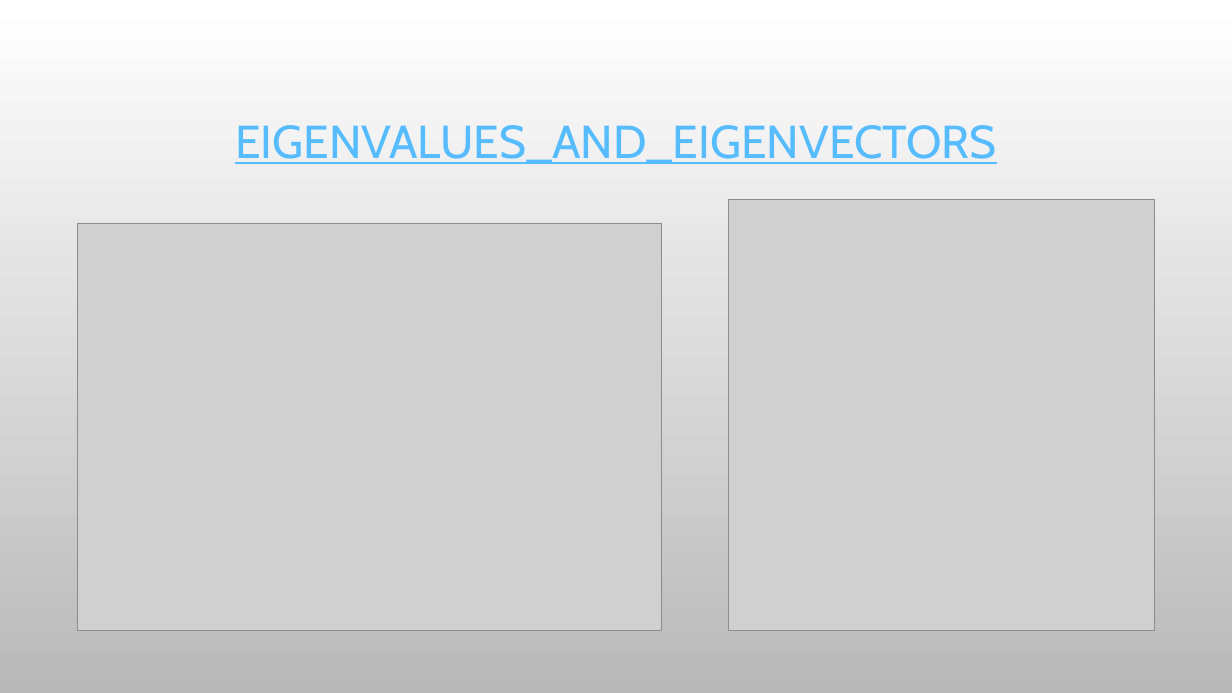
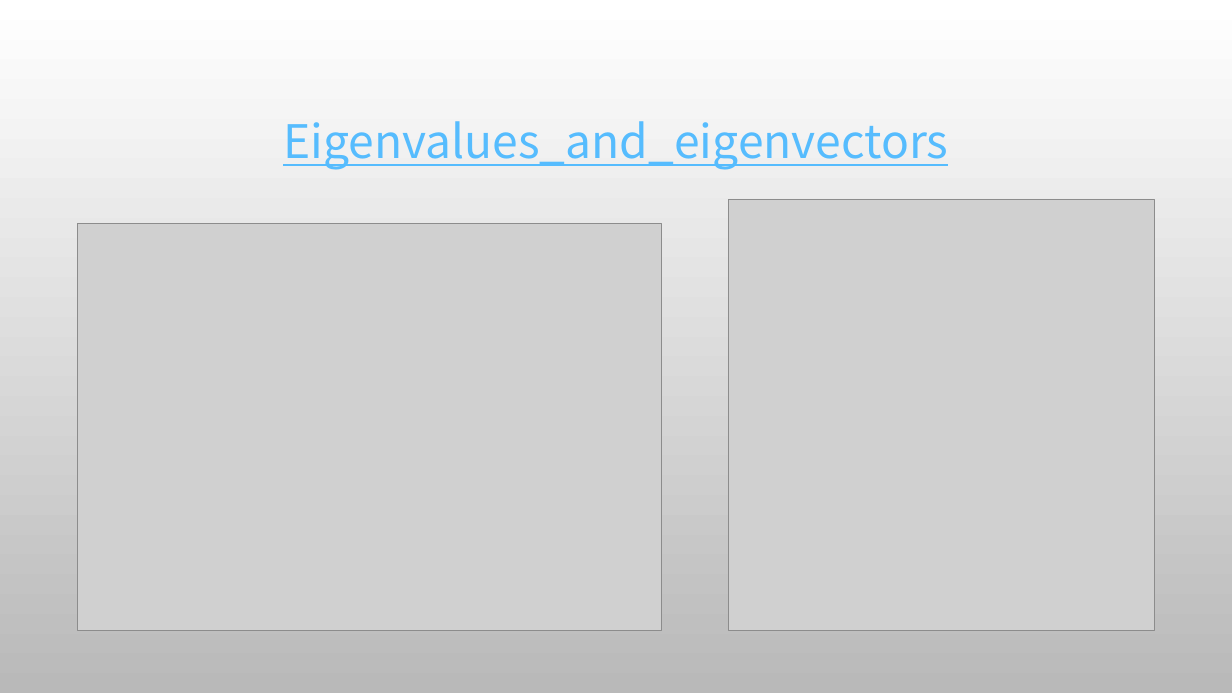
Before and after one commit to ancestor9/mathematics-for-machine-learning, a slide deck: slide 28 of 7_Applications of mathematics.pptx (slide 22 before the commit). Drawn at 1232x693 pixels with LibreOffice and Linux fonts; fonts in the diff are those of the drawing; grey boxes stand for pictures; background and template pictures are left out. Boxes give left, top, right and bottom in pixels: in the first picture for what was removed or moved away, otherwise in the second. Text is boxed around its words. In the diff, an @@ line names an element or a change of style, - is before the commit and + after.

```diff
--- a/7_Applications of mathematics.pptx
+++ b/7_Applications of mathematics.pptx
@@ title at bbox=[283, 121, 948, 170]: text changed; font Cabin to Noto Sans CJK KR @@
-EIGENVALUES_AND_EIGENVECTORS
+Eigenvalues_and_eigenvectors
```
Also in this commit, not shown: 11 other slides changed, 8 slides added, 1 slide removed.
